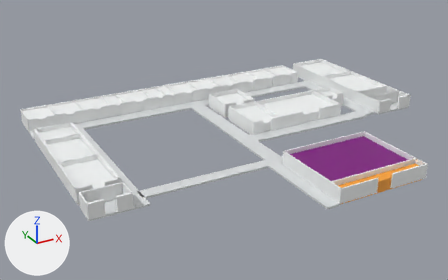
The glTF model models/level-2.glb, before and after one commit.
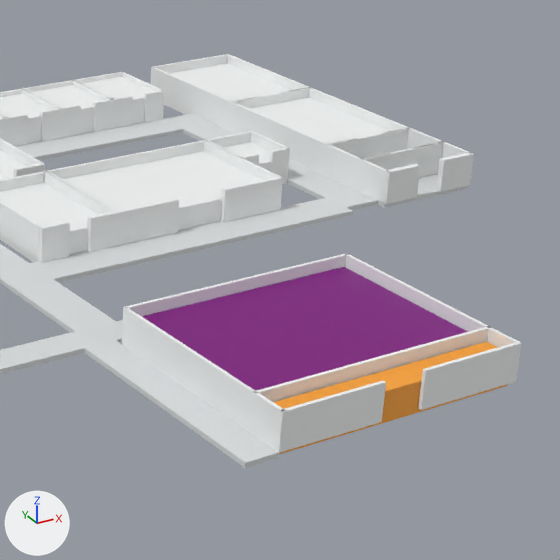
Each version appears first whole from a camera (50 mm lens) standing at (89.0, -78.6, 61.0) and looking at (156.2, 43.8, -0.2), and next in a close-up on the part from 53% to 99% of the width and 14% to 87% of the height. The axes (+X, +Y, +Z) are drawn at lower left. The lights are the same throughout. The last two pictures show the newer version. Where no turn or scale is listed for an object, it has been applied to the vertices. Vertices at exactly the same position are counted once.

Names of what the first close-up shows: 'A west corridor.001', 'B south corridor.001', 'B west link.001', 'Design & Technology\nWorkshop 02 | floor', 'E corridor.001', 'Hall | floor.001', 'Hall | floor.002', 'Hall | wall N.002', 'Hall | wall S-left.002', 'Hall | wall S-left.003', 'Hall | wall W.001', 'Staff Room | floor' and 58 more.
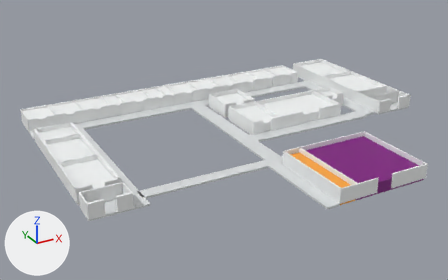
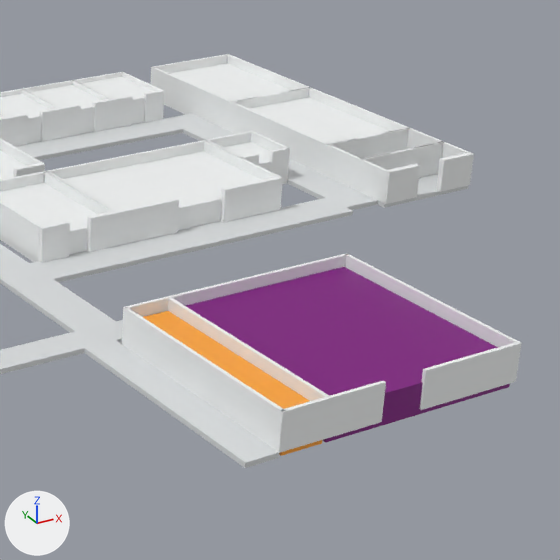
Where the newer file only moved an object's origin or applied its transform, the numbers keep the older frame.

Pixel boxes (x1, y1, x2, y2) of what changed, in the close-ups (560 x 560 px):
'Hall | floor.001', moved, rescaled: before (142, 267, 468, 391); after (186, 267, 510, 442)
'Hall | floor.002', reshaped (23% narrower, 29% taller): before (273, 342, 507, 454); after (143, 311, 322, 456)
'Hall | wall N.002', reshaped (31% narrower, 38% taller): before (253, 327, 489, 402); after (167, 297, 329, 401)

What the commit changed:
me_cube_174 is used by ob_hall___floor_001; location (169.28, 14.0, 0.14).
me_cube_174 had 8 vertices, 12 faces and spanned x -9.0..13.6, y -6.7..10.0, z 0.0..2.7.
me_cube_174 now has 8 vertices, 12 faces and spans x -4.6..13.6, y -9.9..10.0, z 0.0..2.7.
me_cube_174 part 1: the whole mesh is scaled about its middle by (0.806, 1.19, 1), then moved by (2.2, -1.6, 0.0).
me_cube_283 is used by ob_hall___floor_002; location (169.28, -3.0, 0.14).
me_cube_283 had 8 vertices, 12 faces and spanned x -9.0..13.6, y 7.4..10.0, z 0.0..2.7.
me_cube_283 now has 8 vertices, 12 faces and spans x -8.6..-4.9, y 7.2..26.7, z 0.0..2.7.
Part 2, on me_cube_283:
Vertex 0 of me_cube_283 moves from (-9.0, 7.4, 0.0) to (-4.9, 7.2, 0.0) at pixel (322, 443).
Vertex 1 of me_cube_283 moves from (-9.0, 7.4, 2.7) at pixel (278, 422) to (-4.9, 7.2, 2.7).
Vertex 2 of me_cube_283 moves from (-9.0, 10.0, 0.0) to (-8.6, 7.2, 0.0) at pixel (281, 455).
Vertex 3 of me_cube_283 moves from (-9.0, 10.0, 2.7) at pixel (255, 407) to (-8.6, 7.2, 2.7).
Vertex 4 of me_cube_283 moves from (13.6, 7.4, 0.0) at pixel (507, 385) to (-4.9, 26.7, 0.0).
Vertex 5 of me_cube_283 moves from (13.6, 7.4, 2.7) to (-4.9, 26.7, 2.7) at pixel (168, 310).
Vertex 6 of me_cube_283 moves from (13.6, 10.0, 0.0) to (-8.6, 26.7, 0.0).
Vertex 7 of me_cube_283 moves from (13.6, 10.0, 2.7) at pixel (486, 341) to (-8.6, 26.7, 2.7).
me_cube_282 is used by ob_hall___wall_n_002; location (169.28, 7.3, 0.59).
me_cube_282 had 8 vertices, 12 faces and spanned x -9.0..14.0, y -0.2..0.2, z 0.0..3.3.
me_cube_282 now has 8 vertices, 12 faces and spans x -4.9..-4.5, y -3.1..16.7, z 0.0..3.3.
Part 3, on me_cube_282:
Vertex 0 of me_cube_282 moves from (-9.0, -0.2, 0.0) at pixel (252, 433) to (-4.5, -3.1, 0.0).
Vertex 1 of me_cube_282 moves from (-9.0, -0.2, 3.3) at pixel (255, 393) to (-4.5, -3.1, 3.3) at pixel (330, 396).
Vertex 2 of me_cube_282 moves from (-9.0, 0.2, 0.0) at pixel (249, 431) to (-4.9, -3.1, 0.0).
Vertex 3 of me_cube_282 moves from (-9.0, 0.2, 3.3) at pixel (252, 391) to (-4.9, -3.1, 3.3) at pixel (326, 397).
Vertex 4 of me_cube_282 moves from (14.0, -0.2, 0.0) to (-4.5, 16.7, 0.0).
Vertex 5 of me_cube_282 moves from (14.0, -0.2, 3.3) at pixel (491, 327) to (-4.5, 16.7, 3.3) at pixel (170, 296).
Vertex 6 of me_cube_282 moves from (14.0, 0.2, 0.0) to (-4.9, 16.7, 0.0).
Vertex 7 of me_cube_282 moves from (14.0, 0.2, 3.3) at pixel (488, 325) to (-4.9, 16.7, 3.3) at pixel (167, 297).
